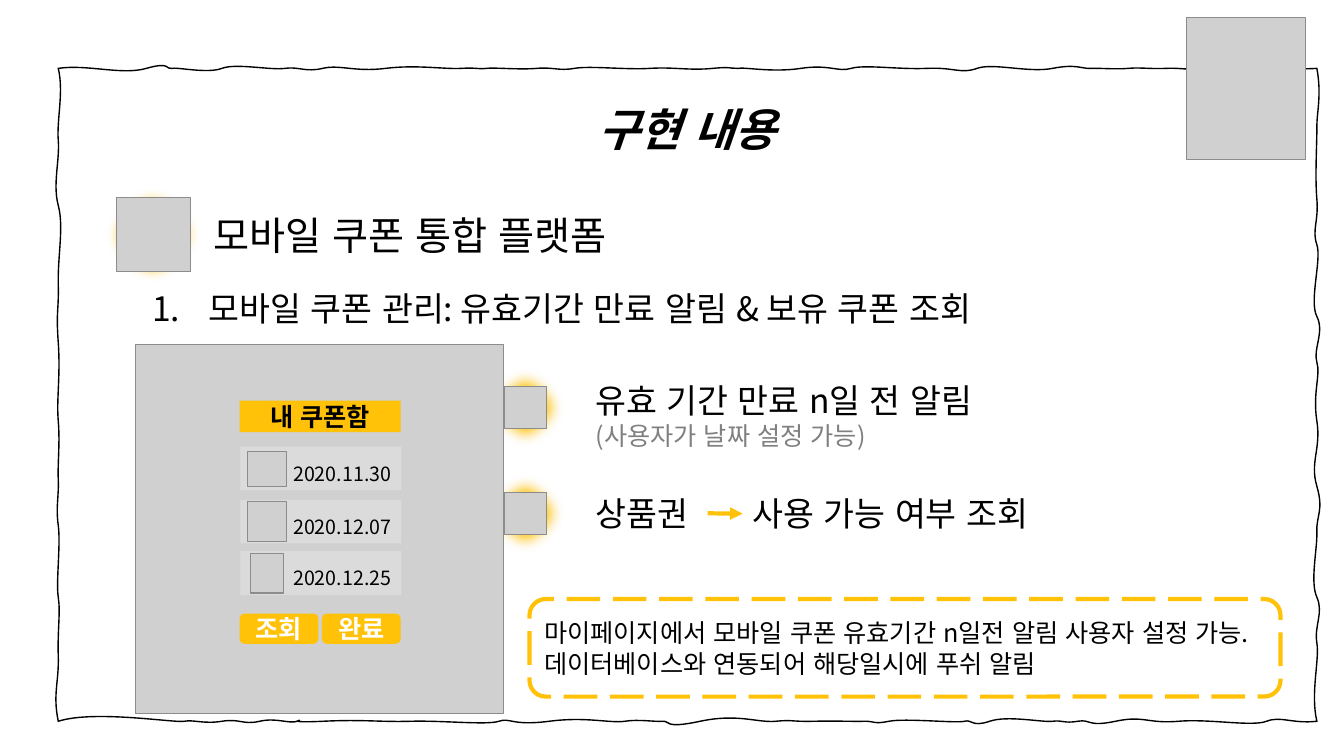
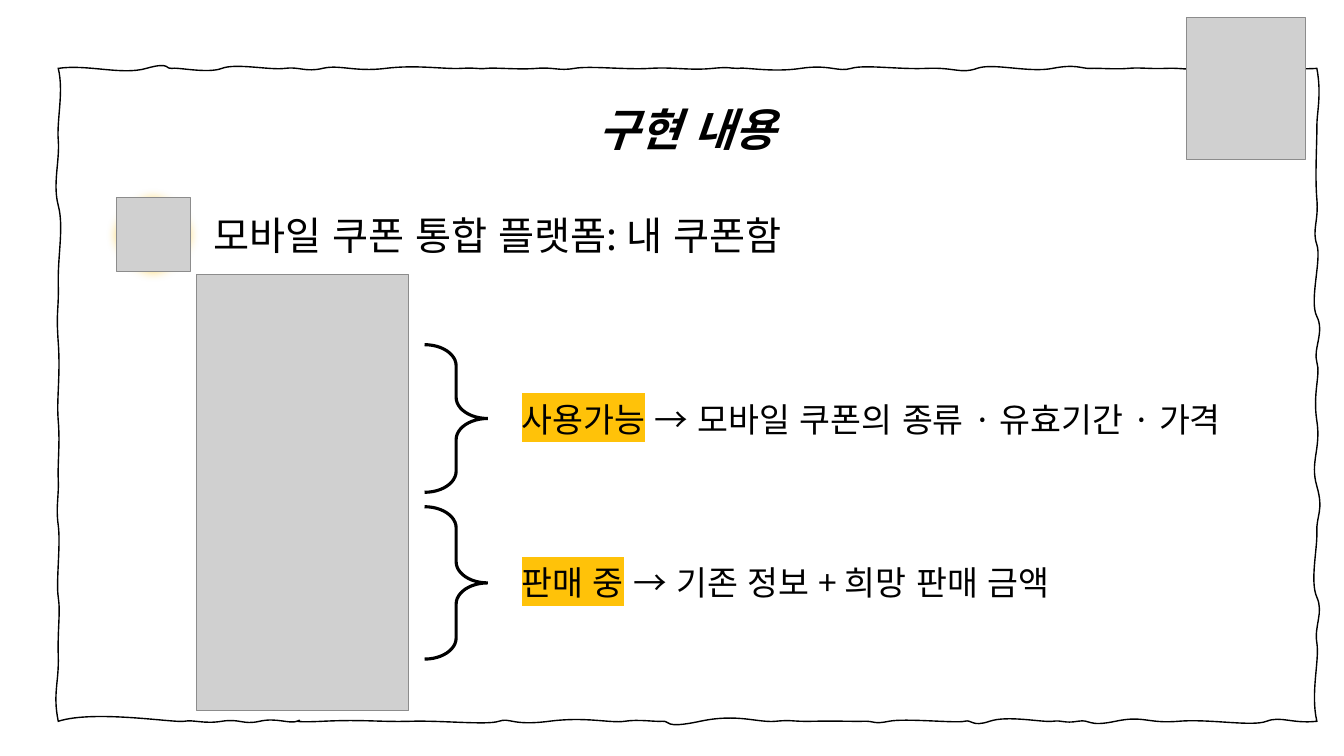
Before and after one commit to joooeunkim/Harmonize, a slide deck: slide 6 of 모두의쿠폰_하모니즈.pptx (slide 7 before the commit). Drawn at 1344x756 pixels with LibreOffice and Linux fonts; fonts in the diff are those of the drawing; grey boxes stand for pictures. Boxes give left, top, right and bottom in pixels: in the first picture for what was removed or moved away, otherwise in the second. Text is boxed around its words. In the diff, an @@ line names an element or a change of style, - is before the commit and + after.

```diff
--- a/모두의쿠폰_하모니즈.pptx
+++ b/모두의쿠폰_하모니즈.pptx
@@ text at box(214, 217, 781, 253): text changed @@
-모바일 쿠폰 통합 플랫폼
+모바일 쿠폰 통합 플랫폼: 내 쿠폰함
@@ picture: place and size @@
-picture at box(135, 345, 504, 714)
+picture at box(197, 274, 409, 711)
@@ text removed at box(209, 293, 971, 324) @@
-1. 모바일 쿠폰 관리: 유효기간 만료 알림 & 보유 쿠폰 조회
@@ right brace added at box(424, 345, 488, 492), outline #000000 2.25 pt @@
@@ ellipse removed at box(483, 365, 569, 451) @@
@@ picture removed at box(505, 387, 547, 430) @@
@@ text removed at box(596, 385, 972, 450) @@
-유효 기간 만료 n일 전 알림
-(사용자가 날짜 설정 가능)
@@ group removed at box(240, 400, 401, 644): 4 rectangles, 3 pictures, 2 rounded rectangles @@
-조회
-완료
-2020.12.07
-2020.11.30
-2020.12.25
-내 쿠폰함
@@ text added at box(522, 397, 1221, 441), 24 pt, text #000000 @@
+사용가능 → 모바일 쿠폰의 종류 · 유효기간 · 가격
@@ ellipse removed at box(483, 471, 569, 557) @@
@@ right brace added at box(424, 507, 488, 659), outline #000000 2.25 pt @@
@@ picture removed at box(505, 493, 547, 535) @@
@@ text removed at box(595, 498, 688, 529) @@
-상품권
@@ text removed at box(753, 498, 1028, 529) @@
-사용 가능 여부 조회
@@ arrow removed from (708, 513) to (743, 514) @@
@@ text added at box(522, 567, 1049, 598), 24 pt, text #000000 @@
+판매 중 → 기존 정보 + 희망 판매 금액
@@ rounded rectangle removed at box(529, 599, 1280, 697) @@
-마이페이지에서 모바일 쿠폰 유효기간 n일전 알림 사용자 설정 가능. 데이터베이스와 연동되어 해당일시에 푸쉬 알림
```
Also in this commit, not shown: 8 other slides changed, 2 slides removed, 1 other file.
